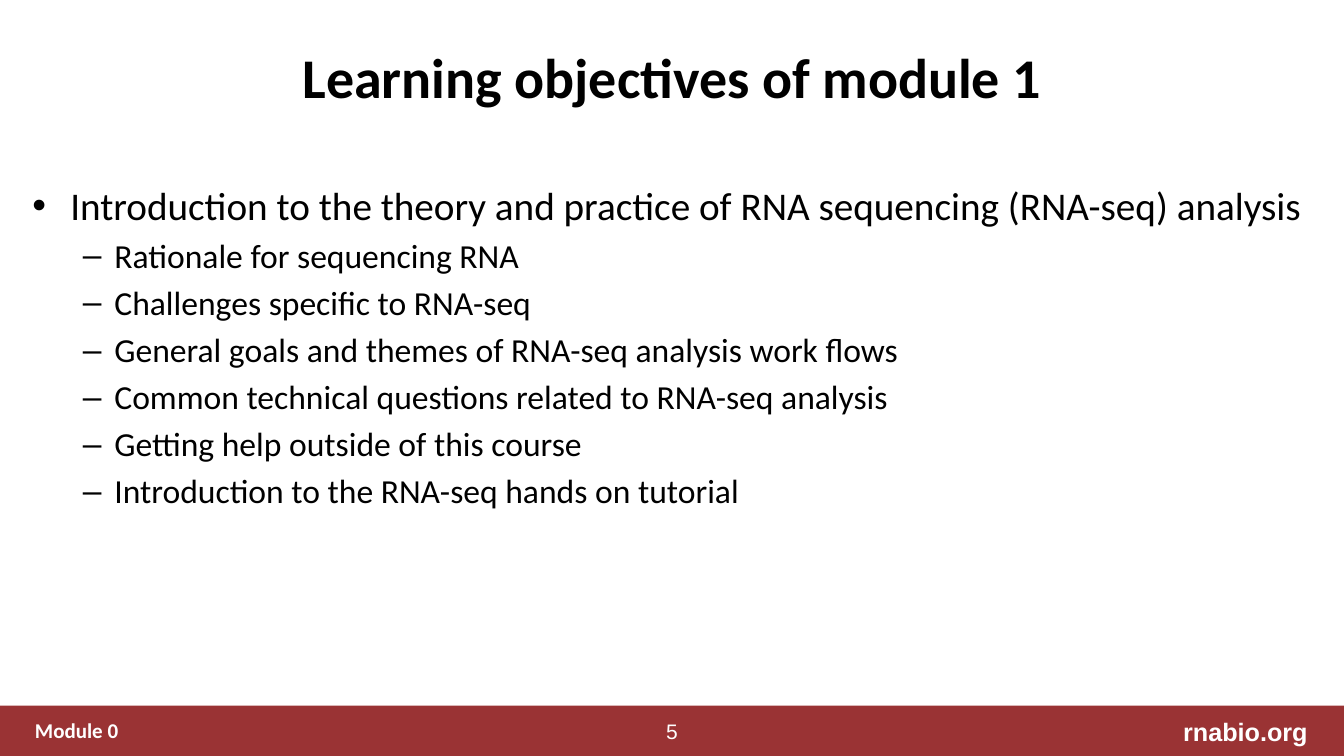
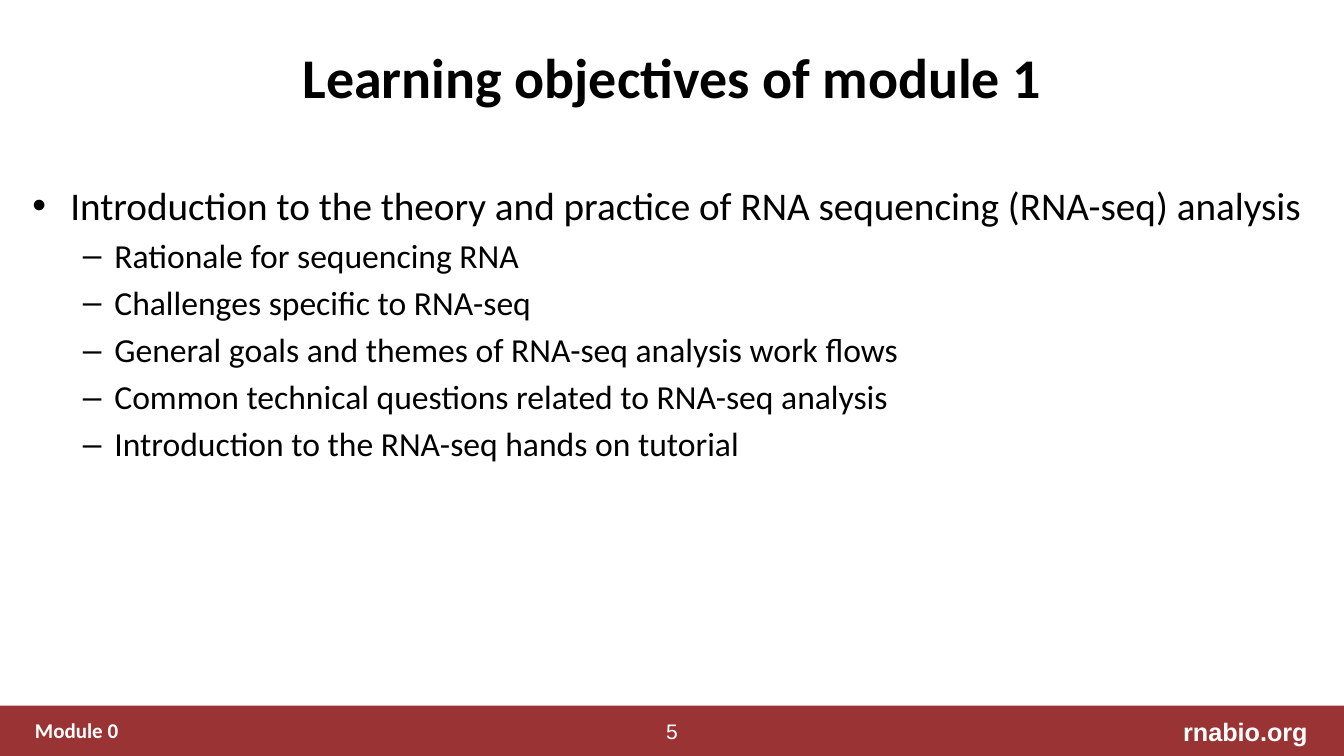
Before and after one commit to griffithlab/rnabio.org, a slide deck: slide 5 of assets/lectures/cbw/2020/full/RNASeq_Module1_IntrotoRNA.pptx. Drawn at 1344x756 pixels with LibreOffice and Linux fonts; fonts in the diff are those of the drawing. Boxes give left, top, right and bottom in pixels: in the first picture for what was removed or moved away, otherwise in the second. Text is boxed around its words. In the diff, an @@ line names an element or a change of style, - is before the commit and + after.

```diff
--- a/assets/lectures/cbw/2020/full/RNASeq_Module1_IntrotoRNA.pptx
+++ b/assets/lectures/cbw/2020/full/RNASeq_Module1_IntrotoRNA.pptx
@@ text at bbox=[114, 432, 581, 462]: paragraph removed @@
-  – Getting help outside of this course
```
Also in this commit, not shown: 1 slide added, 1 slide removed, 1 other file.
